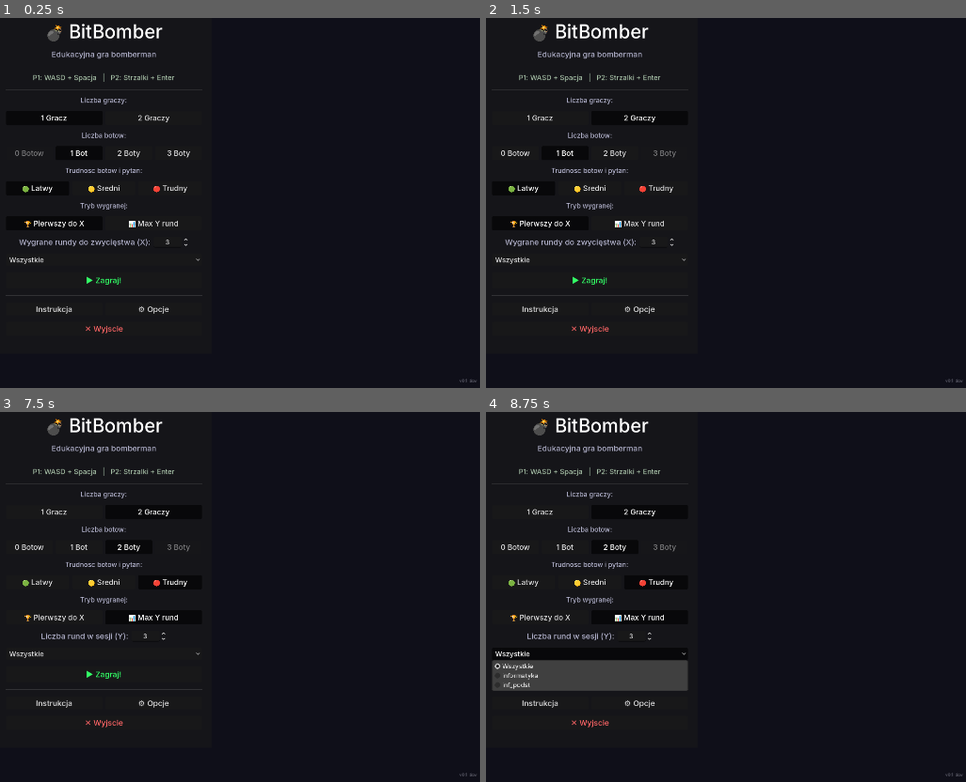
Above: before the commit, frames 1-4 (two rows, left to right).
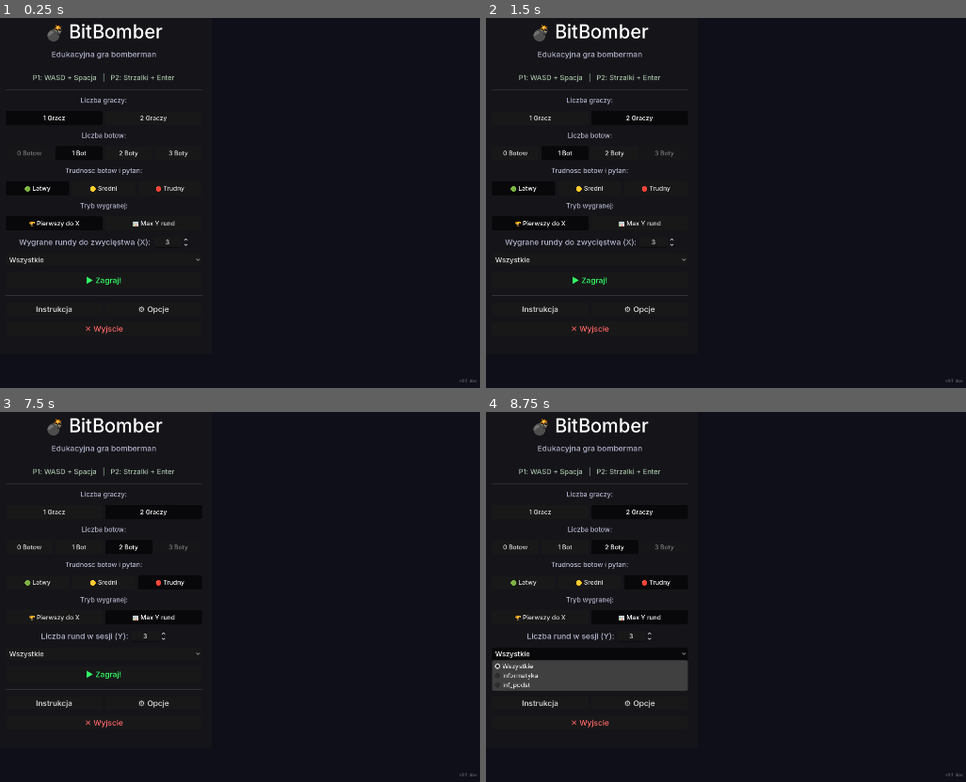
Above: after the commit, the same moments.

Repository: DaVideX12324/BitBomber
Game: Godot game, scene res://scenes/game.tscn
Same seed, same stepped clock (60 frames per second), same inputs: the game is played once before the commit and once after it.
Inputs:
- Up to frame 1 (0.25 s): no input
- Up to frame 2 (1.5 s): click "1 Gracz" at 0.5 s; click "2 Graczy" at 1.25 s
- Up to frame 3 (7.5 s): click "0 Botow" at 2 s; click "1 Bot" at 2.75 s; click "2 Boty" at 3.5 s; click "🟢 Latwy" at 4.25 s; click "🟡 Sredni" at 5 s; click "🔴 Trudny" at 5.75 s; click "🏆 Pierwszy do X" at 6.5 s; click "📊 Max Y rund" at 7.25 s
- Up to frame 4 (8.75 s): click "Wszystkie" at 8 s

The runs differ from the first frame. In frame 1, 0.7% of the frame differs, in the area x 3-40%, y 26-57%; in frame 2, 0.7%; in frame 3, 0.7%; in frame 4, 0.7%.

Commit message:
Update main_menu.tscn

Diff:
--- a/scenes/ui/main_menu.tscn
+++ b/scenes/ui/main_menu.tscn
@@ -37,14 +37,12 @@
 
 [node name="Title" type="Label" parent="Center/Panel/VBox" unique_id=2128057794]
 layout_mode = 2
-theme_override_font_sizes/font_size = 48
 text = "💣 BitBomber"
 horizontal_alignment = 1
 
 [node name="Subtitle" type="Label" parent="Center/Panel/VBox" unique_id=360151117]
 layout_mode = 2
 theme_override_colors/font_color = Color(0.7, 0.7, 0.8, 1)
-theme_override_font_sizes/font_size = 20
 text = "Edukacyjna gra bomberman"
 horizontal_alignment = 1
 
@@ -54,7 +52,6 @@
 [node name="Controls" type="Label" parent="Center/Panel/VBox" unique_id=23378163]
 layout_mode = 2
 theme_override_colors/font_color = Color(0.65, 0.75, 0.65, 1)
-theme_override_font_sizes/font_size = 18
 text = "P1: WASD + Spacja   |   P2: Strzalki + Enter"
 horizontal_alignment = 1
 
@@ -64,7 +61,7 @@
 [node name="PlayersLabel" type="Label" parent="Center/Panel/VBox" unique_id=500000001]
 layout_mode = 2
 theme_override_colors/font_color = Color(0.7, 0.7, 0.8, 1)
-theme_override_font_sizes/font_size = 17
+
 text = "Liczba graczy:"
 horizontal_alignment = 1
 
@@ -77,7 +74,7 @@
 custom_minimum_size = Vector2(72, 36)
 layout_mode = 2
 size_flags_horizontal = 3
-theme_override_font_sizes/font_size = 19
+
 toggle_mode = true
 button_pressed = true
 text = "1 Gracz"
@@ -86,7 +83,7 @@
 custom_minimum_size = Vector2(72, 36)
 layout_mode = 2
 size_flags_horizontal = 3
-theme_override_font_sizes/font_size = 19
+
 toggle_mode = true
 text = "2 Graczy"
 
@@ -95,7 +92,7 @@
 custom_minimum_size = Vector2(72, 36)
 layout_mode = 2
 size_flags_horizontal = 3
-theme_override_font_sizes/font_size = 19
+
 toggle_mode = true
 text = "3 Graczy"
 
@@ -104,14 +101,14 @@
 custom_minimum_size = Vector2(72, 36)
 layout_mode = 2
 size_flags_horizontal = 3
-theme_override_font_sizes/font_size = 19
+
 toggle_mode = true
 text = "4 Graczy"
 
 [node name="BotsLabel" type="Label" parent="Center/Panel/VBox" unique_id=600000001]
 layout_mode = 2
 theme_override_colors/font_color = Color(0.7, 0.7, 0.8, 1)
-theme_override_font_sizes/font_size = 17
+
 text = "Liczba botow:"
 horizontal_alignment = 1
 
@@ -124,7 +121,7 @@
 custom_minimum_size = Vector2(72, 36)
 layout_mode = 2
 size_flags_horizontal = 3
-theme_override_font_sizes/font_size = 19
+
 toggle_mode = true
 text = "0 Botow"
 
@@ -132,7 +129,7 @@
 custom_minimum_size = Vector2(72, 36)
 layout_mode = 2
 size_flags_horizontal = 3
-theme_override_font_sizes/font_size = 19
+
 toggle_mode = true
 button_pressed = true
 text = "1 Bot"
@@ -141,7 +138,7 @@
 custom_minimum_size = Vector2(72, 36)
 layout_mode = 2
 size_flags_horizontal = 3
-theme_override_font_sizes/font_size = 19
+
 toggle_mode = true
 text = "2 Boty"
 
@@ -149,14 +146,14 @@
 custom_minimum_size = Vector2(72, 36)
 layout_mode = 2
 size_flags_horizontal = 3
-theme_override_font_sizes/font_size = 19
+
 toggle_mode = true
 text = "3 Boty"
 
 [node name="DiffLabel" type="Label" parent="Center/Panel/VBox" unique_id=700000001]
 layout_mode = 2
 theme_override_colors/font_color = Color(0.7, 0.7, 0.8, 1)
-theme_override_font_sizes/font_size = 17
+
 text = "Trudnosc botow i pytan:"
 horizontal_alignment = 1
 
@@ -169,7 +166,7 @@
 custom_minimum_size = Vector2(88, 36)
 layout_mode = 2
 size_flags_horizontal = 3
-theme_override_font_sizes/font_size = 19
+
 toggle_mode = true
 button_pressed = true
 text = "🟢 Latwy"
@@ -178,7 +175,7 @@
 custom_minimum_size = Vector2(88, 36)
 layout_mode = 2
 size_flags_horizontal = 3
-theme_override_font_sizes/font_size = 19
+
 toggle_mode = true
 text = "🟡 Sredni"
 
@@ -186,14 +183,14 @@
 custom_minimum_size = Vector2(88, 36)
 layout_mode = 2
 size_flags_horizontal = 3
-theme_override_font_sizes/font_size = 19
+
 toggle_mode = true
 text = "🔴 Trudny"
 
 [node name="WinLabel" type="Label" parent="Center/Panel/VBox" unique_id=800000001]
 layout_mode = 2
 theme_override_colors/font_color = Color(0.7, 0.7, 0.8, 1)
-theme_override_font_sizes/font_size = 17
+
 text = "Tryb wygranej:"
 horizontal_alignment = 1
 
@@ -206,7 +203,7 @@
 custom_minimum_size = Vector2(140, 36)
 layout_mode = 2
 size_flags_horizontal = 3
-theme_override_font_sizes/font_size = 19
+
 toggle_mode = true
 button_pressed = true
 text = "🏆 Pierwszy do X"
@@ -215,7 +212,7 @@
 custom_minimum_size = Vector2(140, 36)
 layout_mode = 2
 size_flags_horizontal = 3
-theme_override_font_sizes/font_size = 19
+
 toggle_mode = true
 text = "📊 Max Y rund"
 
@@ -227,7 +224,7 @@
 [node name="RoundsLabel" type="Label" parent="Center/Panel/VBox/HBoxRounds" unique_id=800000006]
 layout_mode = 2
 theme_override_colors/font_color = Color(0.7, 0.7, 0.8, 1)
-theme_override_font_sizes/font_size = 20
+
 text = "Wygrane rundy do zwyciestwa (X):"
 
 [node name="RoundsSpin" type="SpinBox" parent="Center/Panel/VBox/HBoxRounds" unique_id=800000007]
@@ -239,13 +236,13 @@
 
 [node name="QuizOpt" type="OptionButton" parent="Center/Panel/VBox" unique_id=900000001]
 layout_mode = 2
-theme_override_font_sizes/font_size = 18
+
 
 [node name="BtnStart" type="Button" parent="Center/Panel/VBox" unique_id=900000002]
 custom_minimum_size = Vector2(0, 42)
 layout_mode = 2
 theme_override_colors/font_color = Color(0.2, 1, 0.4, 1)
-theme_override_font_sizes/font_size = 20
+
 text = "▶ Zagraj!"
 
 [node name="Sep3" type="HSeparator" parent="Center/Panel/VBox" unique_id=33520659]
@@ -259,20 +256,20 @@
 [node name="BtnHelp" type="Button" parent="Center/Panel/VBox/HBoxMeta" unique_id=2043692537]
 layout_mode = 2
 size_flags_horizontal = 3
-theme_override_font_sizes/font_size = 20
+
 text = "Instrukcja"
 
 [node name="BtnOptions" type="Button" parent="Center/Panel/VBox/HBoxMeta" unique_id=111111112]
 layout_mode = 2
 size_flags_horizontal = 3
-theme_override_font_sizes/font_size = 20
+
 text = "⚙ Opcje"
 
 [node name="BtnQuit" type="Button" parent="Center/Panel/VBox" unique_id=196722966]
 custom_minimum_size = Vector2(0, 36)
 layout_mode = 2
 theme_override_colors/font_color = Color(1, 0.4, 0.4, 1)
-theme_override_font_sizes/font_size = 20
+
 text = "✕ Wyjscie"
 
 [node name="VerLabel" type="Label" parent="." unique_id=899343667]
@@ -288,7 +285,7 @@
 grow_horizontal = 0
 grow_vertical = 0
 theme_override_colors/font_color = Color(0.4, 0.4, 0.45, 1)
-theme_override_font_sizes/font_size = 11
+
 text = "v0.1-dev"
 horizontal_alignment = 2
 
